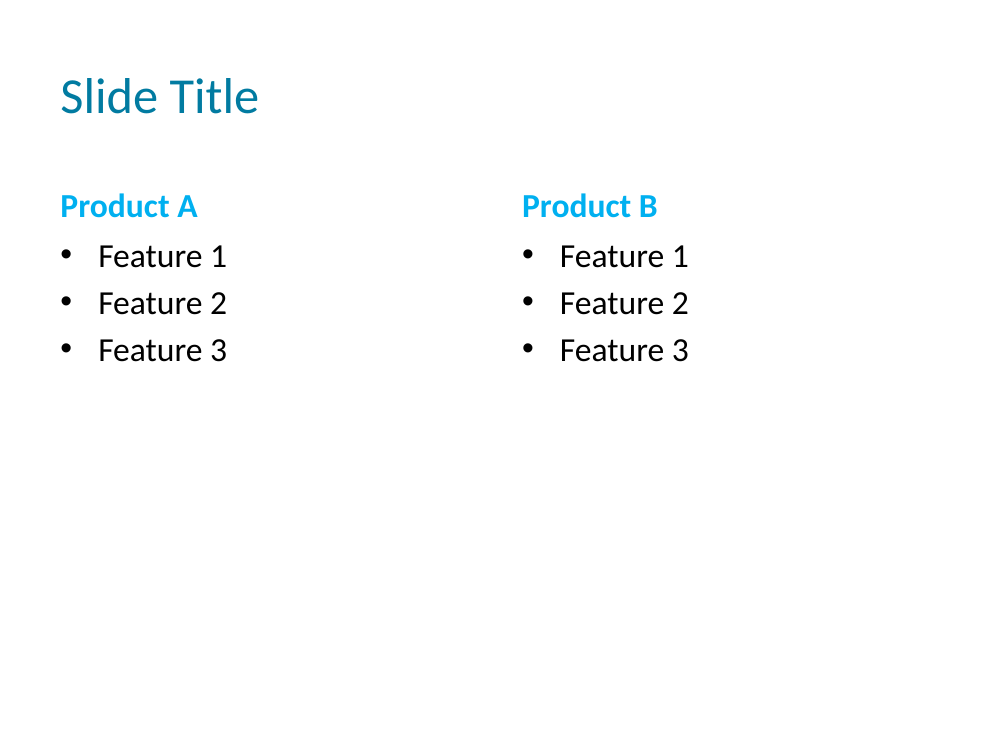
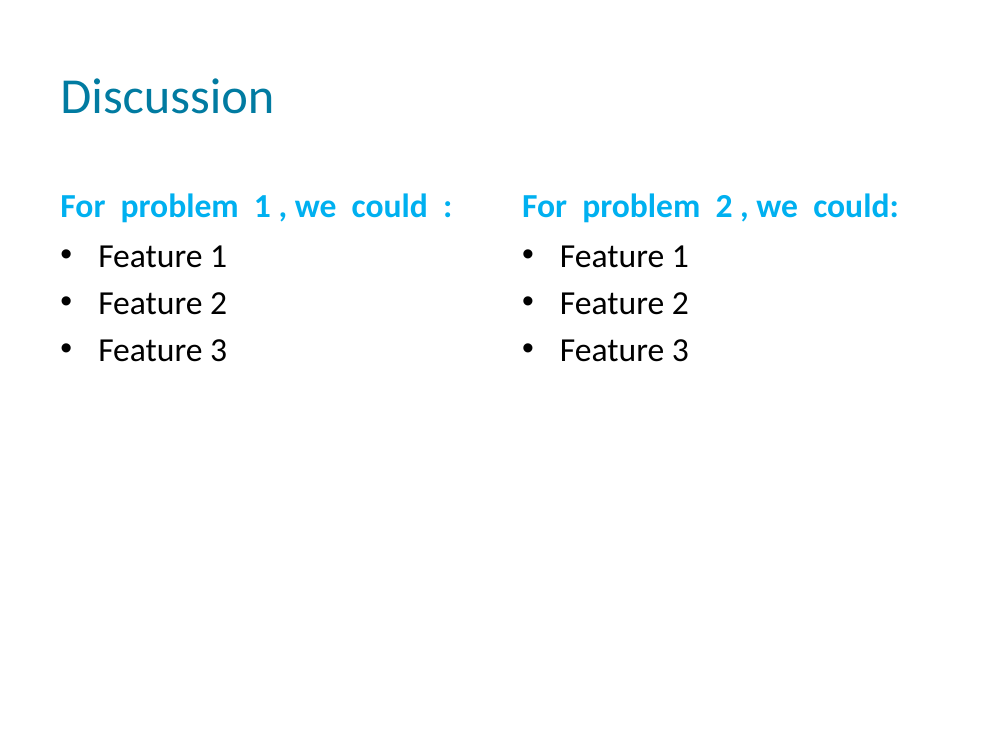
Before and after one commit to QuocVoong/R-Study-Lists, a slide deck: slide 22 of Medicine/5855_stethoscope_ppt/5855.pptx (slide 4 before the commit). Drawn at 1008x756 pixels with LibreOffice and Linux fonts; fonts in the diff are those of the drawing; background and template pictures are left out. Boxes give left, top, right and bottom in pixels: in the first picture for what was removed or moved away, otherwise in the second. Text is boxed around its words. In the diff, an @@ line names an element or a change of style, - is before the commit and + after.

```diff
--- a/Medicine/5855_stethoscope_ppt/5855.pptx
+++ b/Medicine/5855_stethoscope_ppt/5855.pptx
@@ title at (60, 78, 274, 114): text changed @@
-Slide Title
+Discussion
@@ text at (60, 193, 428, 223): text changed @@
-Product A
+For problem 1 , we could :
@@ text at (522, 193, 898, 223): text changed @@
-Product B
+For problem 2 , we could:
```
Also in this commit, not shown: 1 other slide changed, 20 slides added, 2 slides removed.
